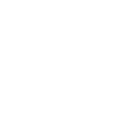
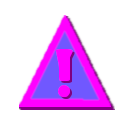
Comparing the layer stacks of the two w=128, h=128 images. Changes:
added layer "Ebene #4" above "icon" over [19, 15, 115, 110]
